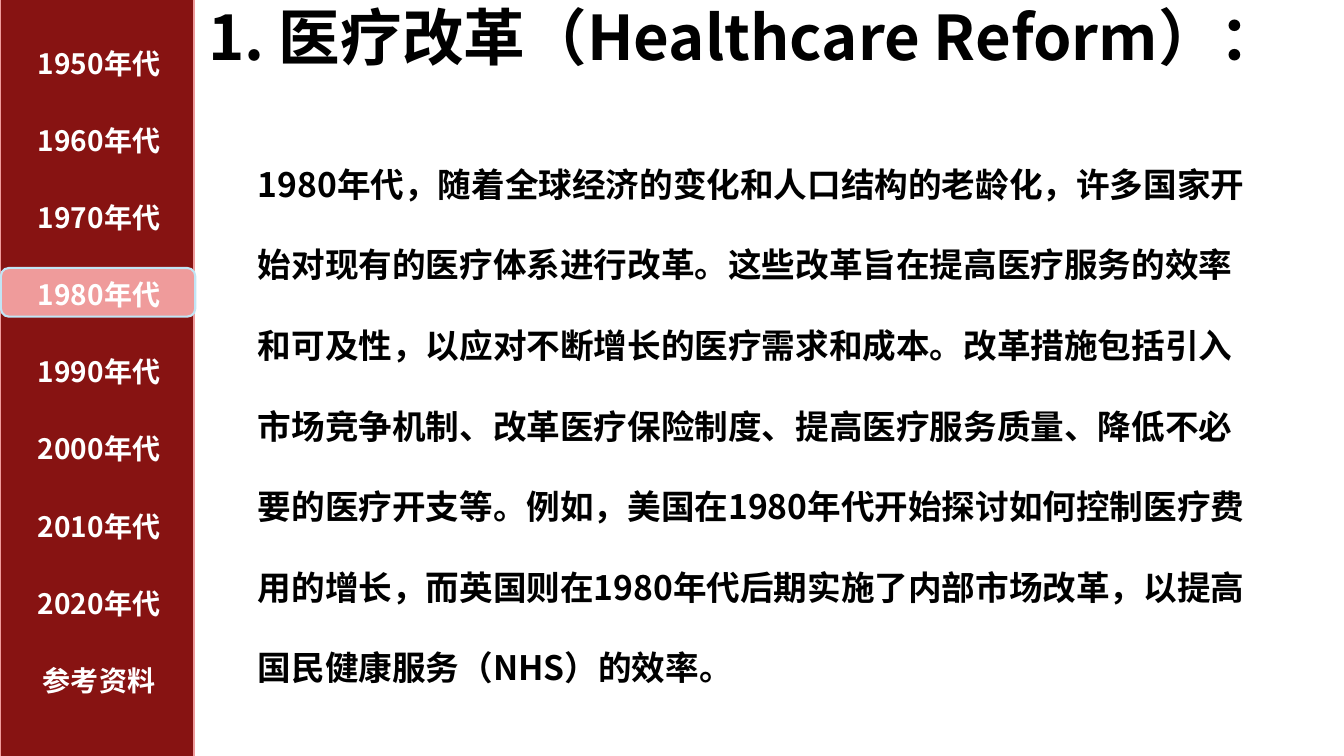
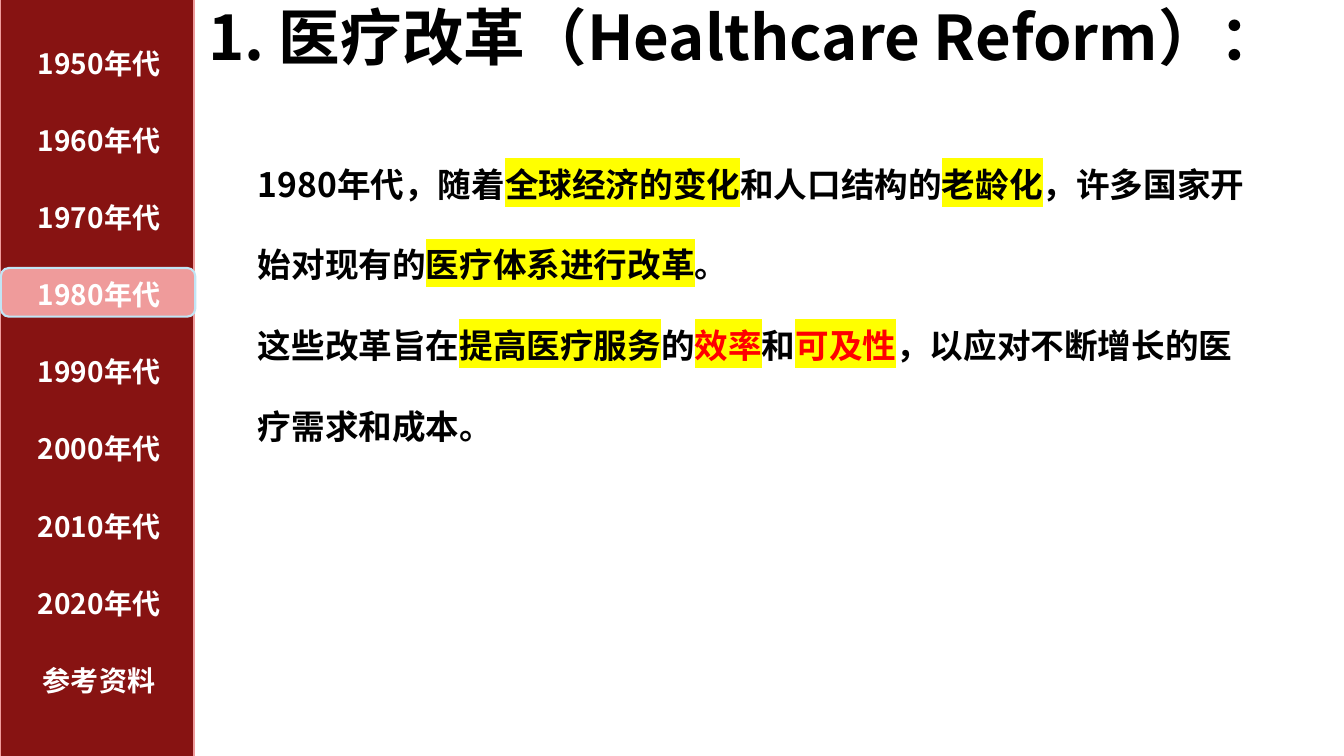
Before and after one commit to Aojiang-code/Aojiang-code.github.io, a slide deck: slide 27 of 05预防专业课/05卫生经济学/01课堂作业/PPT/卫生经济学热点词.pptx (slide 26 before the commit). Drawn at 1344x756 pixels with LibreOffice and Linux fonts; fonts in the diff are those of the drawing. Boxes give left, top, right and bottom in pixels: in the first picture for what was removed or moved away, otherwise in the second. Text is boxed around its words. In the diff, an @@ line names an element or a change of style, - is before the commit and + after.

```diff
--- a/05预防专业课/05卫生经济学/01课堂作业/PPT/卫生经济学热点词.pptx
+++ b/05预防专业课/05卫生经济学/01课堂作业/PPT/卫生经济学热点词.pptx
@@ text at (258, 162, 1244, 442): text changed @@
-1980年代，随着全球经济的变化和人口结构的老龄化，许多国家开始对现有的医疗体系进行改革。这些改革旨在提高医疗服务的效率和可及性，以应对不断增长的医疗需求和成本。改革措施包括引入市场竞争机制、改革医疗保险制度、提高医疗服务质量、降低不必要的医疗开支等。例如，美国在1980年代开始探讨如何控制医疗费用的增长，而英国则在1980年代后期实施了内部市场改革，以提高国民健康服务（NHS）的效率。
+1980年代，随着全球经济的变化和人口结构的老龄化，许多国家开始对现有的医疗体系进行改革。
+这些改革旨在提高医疗服务的效率和可及性，以应对不断增长的医疗需求和成本。
```
Also in this commit, not shown: 36 other slides changed, 31 slides added, 1 other file.
